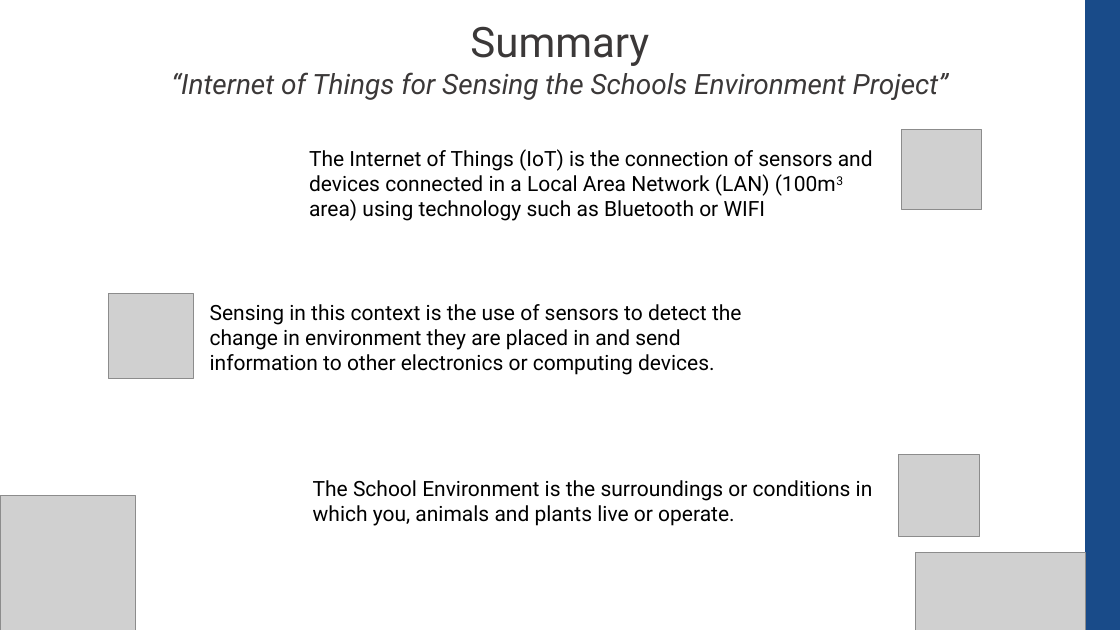
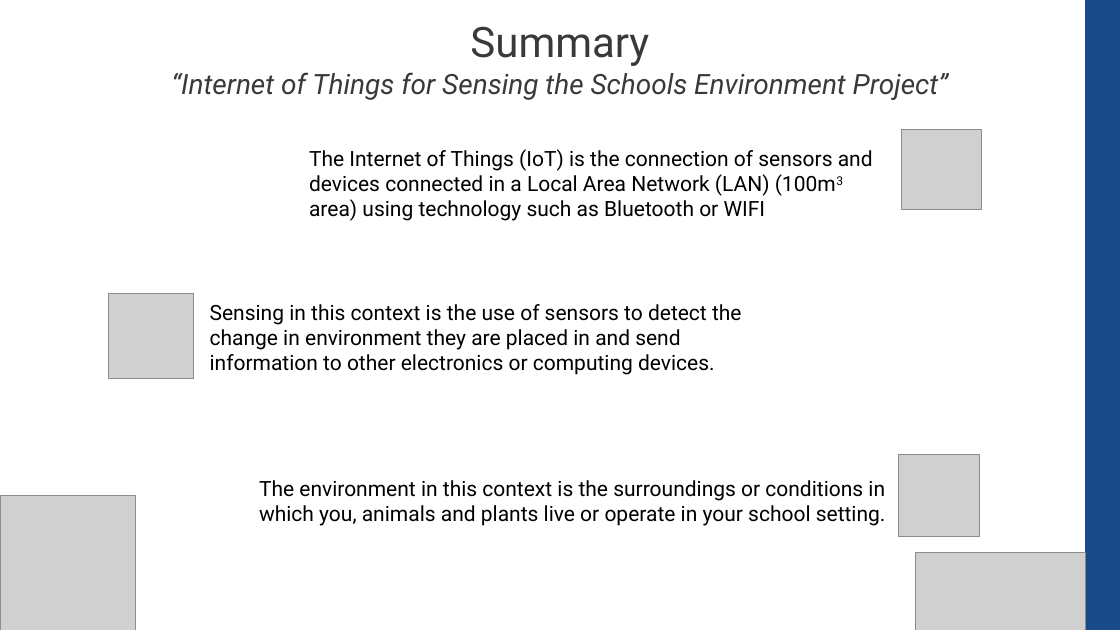
Before and after one commit to CompEng0001/IoT-and-Our-Schools-Environments-for-Education, a slide deck: slide 7 of Lessons/Introduction.pptx. Drawn at 1120x630 pixels with LibreOffice and Linux fonts; fonts in the diff are those of the drawing; grey boxes stand for pictures. Boxes give left, top, right and bottom in pixels: in the first picture for what was removed or moved away, otherwise in the second. Text is boxed around its words. In the diff, an @@ line names an element or a change of style, - is before the commit and + after.

```diff
--- a/Lessons/Introduction.pptx
+++ b/Lessons/Introduction.pptx
@@ text at <box>259,480,886,526</box>: text changed @@
-The School Environment is the surroundings or conditions in which you, animals and plants live or operate.
+The environment in this context is the surroundings or conditions in which you, animals and plants live or operate in your school setting.
```
Also in this commit, not shown: 4 other slides changed.
